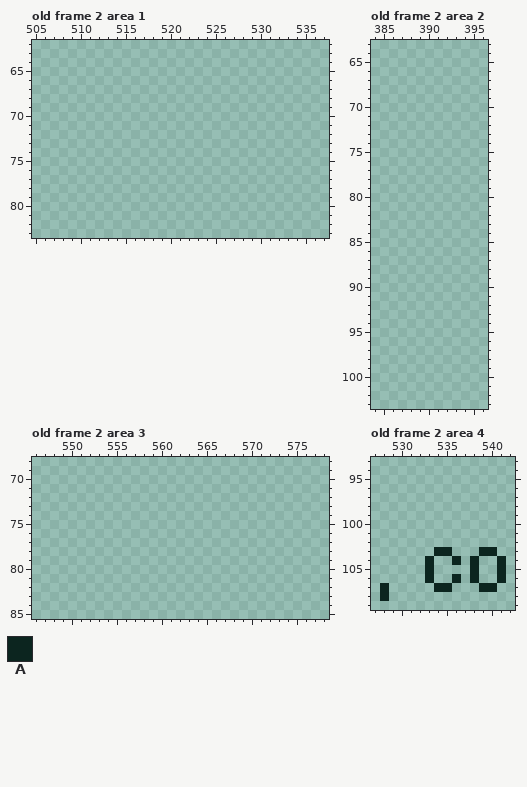
Pixel-art file -- Assets/Aseprite Files/Tower Tiles.aseprite. This is how it looked before the edit.
640x360 pixels, 3 frames. Colours within 5 levels of each other are drawn and written as one. Shown: old frame 2 area 1: x 505..537, y 62..83; old frame 2 area 2: x 384..396, y 63..103; old frame 2 area 3: x 546..578, y 68..85; old frame 2 area 4: x 527..542, y 93..109. The commit also changed other frames or places, which this record leaves out.
Visible layers, top first: "Food_Production", "Front_Decorations", "Alternate_Supports", "Structure", "Decorations", "Effects", "Supports".
Palette (. is transparent): A #0c251f
Pixels before, old frame 2 area 4, first column x 528:
103 ......AA...AA.
104 .....A..A.A..A
105 .....A....A..A
106 .....A..A.A..A
107 A.....AA...AA.
108 A.............
Now the later version:
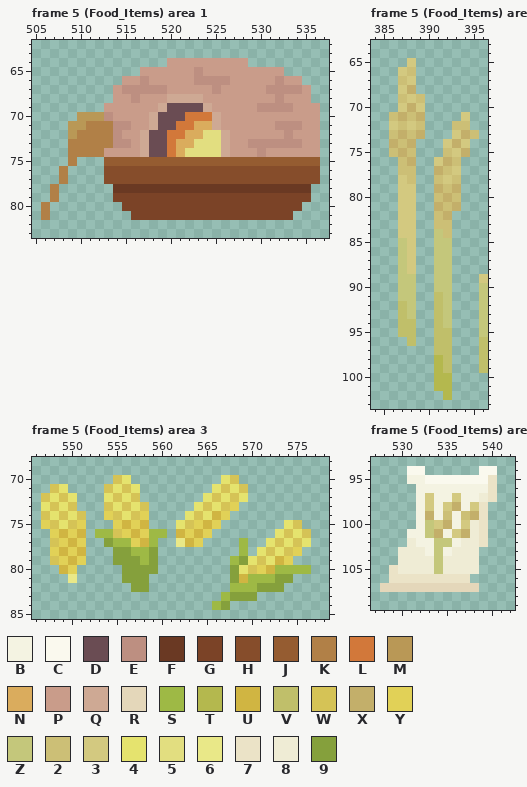
Colours new in this view: B #f4f3e2  C #faf9ee  D #6a4c53  E #bd8f81  F #6a3923  G #7b4327  H #864d2b  J #955c31  K #b18047  L #d2783a  M #b99856  N #daac5d  P #c99c8a  Q #cea994  R #e4d7ba  S #9eb945  T #b4b84e  U #d0b542  V #c0bf6a  W #d5c356  X #c3af6a  Y #e1d157  Z #c4c77b  2 #ccbf76  3 #d3c980  4 #e5e36e  5 #e2de80  6 #e9e888  7 #ebe3c7  8 #efecd5  9 #85a03c
The edit:
frames 3 -> 15
layer "Items/Food_Items" added
Changed rows in their new state; - is an unchanged pixel.
Frame 5 (Food_Items) area 1 against old frame 2, layer "Items/Food_Items":
first column x 506:
64 --------------PPPPPPPPP--------
65 -----------PPPPPPEPPPPPPPPP----
66 ---------PPEPPPPPEEEEPPPPPEPP--
67 --------PEEEEEPPPPPEPPPPPEEEEP-
68 --------PPEPPPQQQQPPPPPPPPEPPP-
69 -------PPPPPPQDDDDQPPPPPEEEEPPP
70 ----MMMEPPPPQDDDLLLQPPPPPPPPPPP
71 ---MMKKKEEPPQDDLLNNQPPPPPPEEEPP
72 ---MKKKKEPPQDDLLNN55QPPPPPPEPPP
73 ---KKKKKEEPQDDLNN555QPPEEEEEEPP
74 ---KKKKPPPPQDDLN5555QPPPEPPPPPP
75 ---K---JJJJJJJJJJJJJJJJJJJJJJJJ
76 --K----HHHHHHHHHHHHHHHHHHHHHHHH
77 --K----HHHHHHHHHHHHHHHHHHHHHHHH
78 -K------FFFFFFFFFFFFFFFFFFFFFF-
79 -K------GGGGGGGGGGGGGGGGGGGGGG-
80 K--------GGGGGGGGGGGGGGGGGGGG--
81 K---------GGGGGGGGGGGGGGGGGG---
Frame 5 (Food_Items) area 2 against old frame 2, layer "Items/Food_Items":
first column x 386:
 65 --3--------
 66 -32--------
 67 -23--------
 68 -3X--------
 69 -232-------
 70 -3X3-------
 71 2X2X----3--
 72 3232---22--
 73 2X2X---3X2-
 74 X2X---3X3--
 75 2X2---23X--
 76 -2X--3X2---
 77 -22--X23---
 78 -32--232---
 79 -33--X2X---
 80 -33--2X2---
 81 -33--X2X---
 82 -33--2X----
 83 -33--22----
 84 -33--Z2----
 85 -Z3--ZZ----
 86 -Z3--ZZ----
 87 -Z3--ZZ----
 88 -Z3--ZZ----
 89 -ZZ--ZZ---3
 90 -ZZ--ZZ---Z
 91 -ZZ--VZ---Z
 92 -VZ--VZ---Z
 93 -VZ--VZ---Z
 94 -VV--VZ---Z
 95 -VV--VV---Z
 96 --V--VV---V
 97 -----VV---V
 98 -----TV---V
 99 -----TV---V
100 -----TT----
101 -----TT----
102 ------T----
Frame 5 (Food_Items) area 3 against old frame 2, layer "Items/Food_Items":
first column x 547:
70 --------W4----------4W--------
71 -W4----W4W4--------4W4W-------
72 W4W4---4W4W-------4W4W4-------
73 4W4W---W4W4W-----4W4WY--------
74 W4W4W--YW4WY----4W4UY---------
75 YW4WY---YUYU---4WYUY-------4W-
76 -YUYU-SSWYUYSS-UYUY-------4W4W
77 -WYUY--9SSYUS--6UY----S--4W4W4
78 -YUYU---99SS9---------S-4W4WY-
79 -WYUY---999S9--------S94W4UY--
80 --UY-----9999--------94WYUSSSS
81 ---6-----999---------9USSS99--
82 ----------99---------SSS999---
83 --------------------S999------
84 -------------------S9---------
Frame 5 (Food_Items) area 4 against old frame 2, layers "Items/Food_Items", "Decorations":
first column x 528:
 94 ---CC------CC-
 95 ---BBCCCCCCC7-
 96 ----BBBBBBBB7-
 97 ----B3BB3BB87-
 98 ----B3B3XB37--
 99 ----BXB2B2X7--
100 ----BZ3XB387--
101 ---BBZXB3X87--
102 ---8BBZZB887--
103 --888BZB888..-
104 --8888Z8888--.
105 -78888Z8888--.
106 -777777777.--.
107 RRRRRRRRRRR..-
108 .-------------
Where, in picture pixels (left, top, right, bottom), the same in both pictures:
added: (41, 58, 320, 220)
added: (389, 58, 479, 400)
added: (479, 274, 488, 373)
added: (41, 475, 311, 610)
changed: (380, 466, 506, 601)
